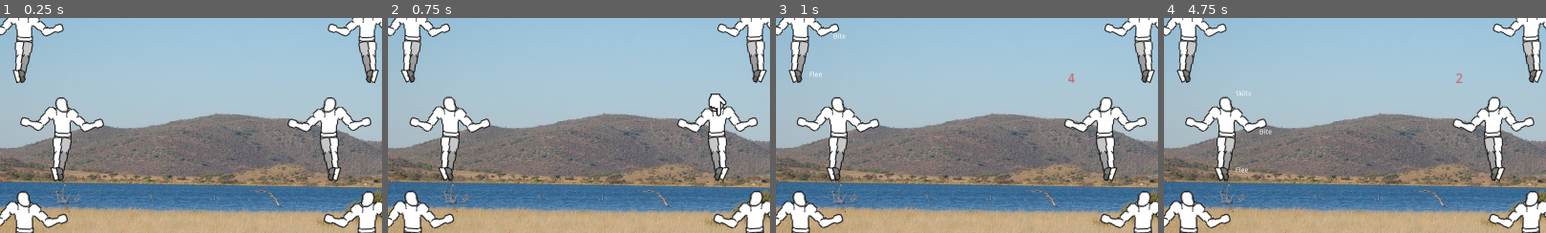
Above: before the commit, frames 1-4 (left to right).
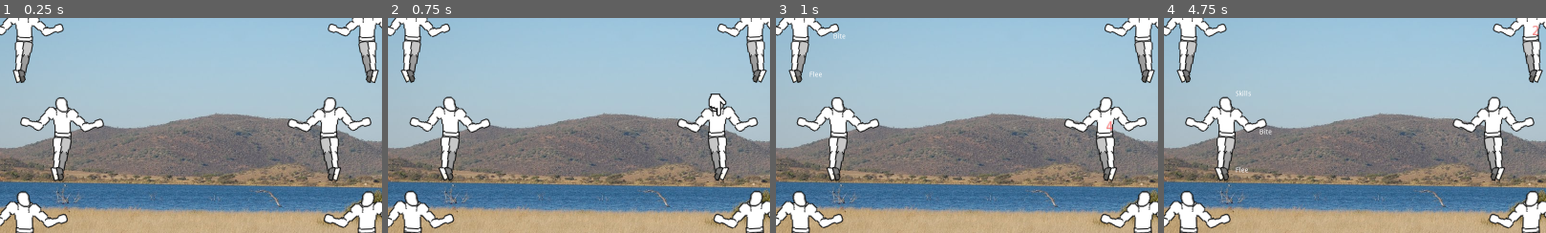
Above: after the commit, the same moments.

Repository: AndreMoukarzel/Soulless
Game: Godot game, scene res://Scenes/Combat/Combat.tscn
Two runs of this game, one before a commit and one after it. Both use one fixed random seed, a clock stepped at 60 frames per second and the inputs below.
Inputs:
- Up to frame 1 (0.25 s): no input
- Up to frame 2 (0.75 s): tap Enter (ui_accept) at 0.5 s; hold Right (ui_right) from 0.53 s (still down)
- Up to frame 3 (1 s): keep holding Right (ui_right); tap Enter (ui_accept) at 0.77 s
- Up to frame 4 (4.75 s): release Right (ui_right) at 1.28 s; hold Down (ui_down) 1.28-2.03 s; tap Enter (ui_accept) at 1.52, 3.02, 3.77, 4.52 s; hold Right (ui_right) 2.03-2.78 s; hold Up (ui_up) 2.78-3.53 s; hold Left (ui_left) from 3.53 s (still down)
The pictures show only the part of the screen within x 24-74%, y 19-69%; the shares and areas given below are measured in that part.

Frames 1-2 are identical in both runs. In frame 3, less than 0.1% of the frame differs, in the area x 76-89%, y 25-53%; in frame 4, less than 0.1%.

Commit message:
Damage instanced in correct position

Diff:
--- a/Scripts/Combat/AttackHandler.gd
+++ b/Scripts/Combat/AttackHandler.gd
@@ -15,10 +15,15 @@
 	# Only for testing #
 	var value = attacker.atk[0] - target.def[0]
 	target.hp -= value
+	create_damage(value, target_team.get_unit_pos(target.id))
+	####################
+
+
+func create_damage(value, pos):
 	var dmg = dmg_scn.instance()
+
 	dmg.get_node("Label").set_text(str(value))
-	dmg.set_position(Vector2(1000, 300))
+	dmg.set_position(pos)
 	get_parent().get_node("CanvasLayer").add_child(dmg)
 	yield(dmg.get_node("AnimationPlayer"), "animation_finished")
 	dmg.queue_free()
-	####################
